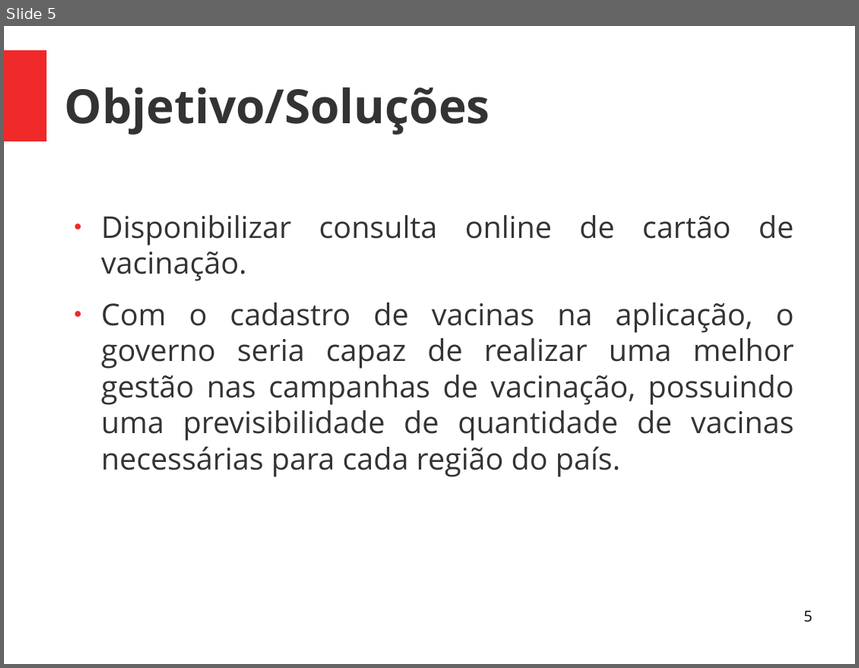
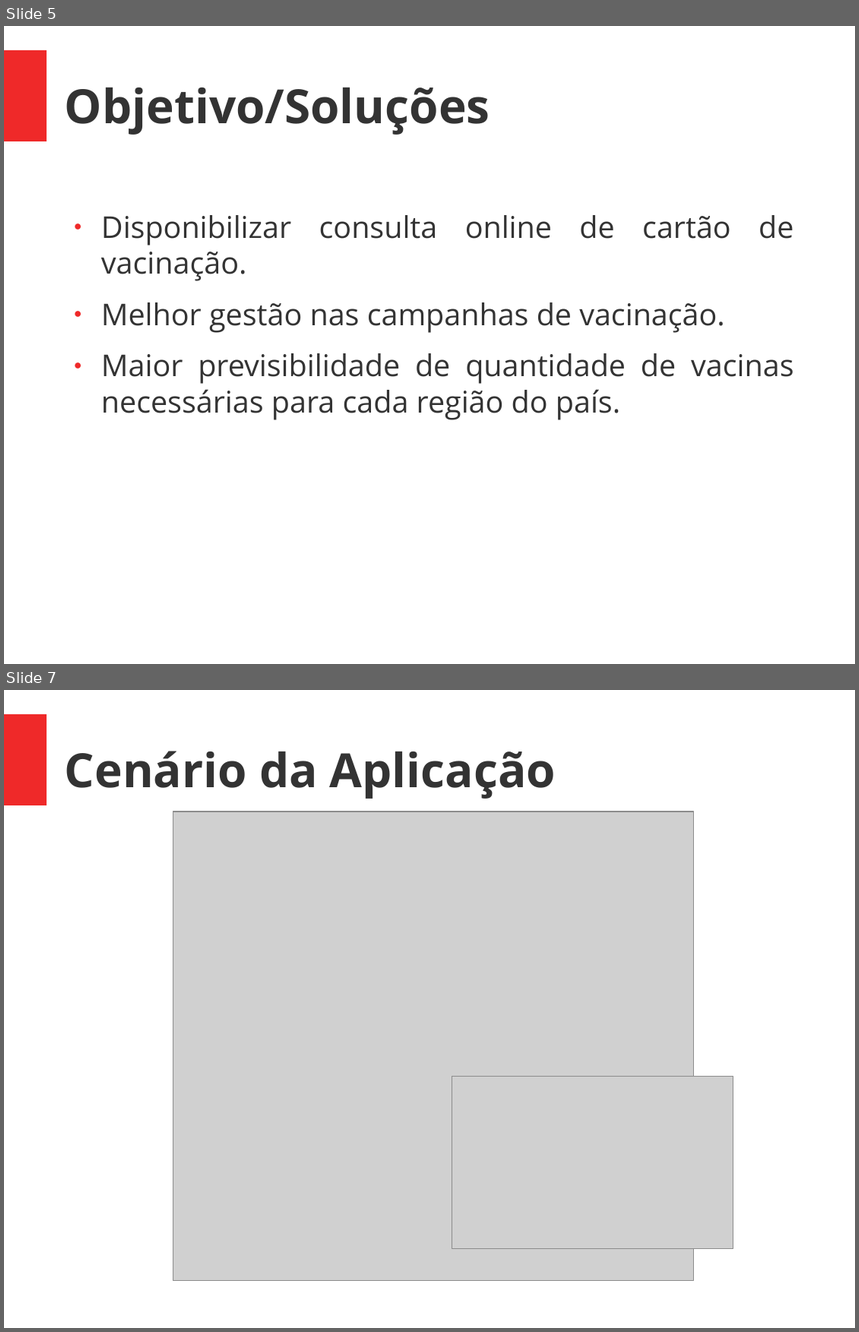
Before and after one commit to Saulodm/TCC, a slide deck: Apresentação/pré banca.odp. Shown one above the other, each under a label of ours: slide 5 before the commit, slides 5 and 7 after it; the slides between them are not shown. The pictures are 859x668 and 859x1332 pixels, drawn with LibreOffice and Linux fonts; fonts in the diff are those of the drawing; grey boxes stand for pictures. Boxes give left, top, right and bottom in pixels: in the first picture for what was removed or moved away, otherwise in the second. Text is boxed around its words. In the diff, an @@ line names an element or a change of style, - is before the commit and + after.

```diff
--- a/Apresentação/pré banca.odp
+++ b/Apresentação/pré banca.odp
@@ slide 7 added at (4, 690, 855, 1328), background #FFFFFF; not listed: 1 template element that a slide beside it also shows @@
@@ title added at (65, 751, 556, 799), 44 pt, text #333333, bold @@
+Cenário da Aplicação
@@ picture added at (173, 812, 694, 1281) @@
@@ picture added at (452, 1076, 734, 1249) @@
@@ slide 5 changed as well @@
@@ text at (101, 303, 794, 420): text changed @@
-● Com o cadastro de vacinas na aplicação, o governo seria capaz de realizar uma melhor gestão nas campanhas de vacinação, possuindo uma previsibilidade de quantidade de vacinas necessárias para cada região do país.
+● Melhor gestão nas campanhas de vacinação.
+● Maior previsibilidade de quantidade de vacinas necessárias para cada região do país.
@@ page number removed at (804, 611, 813, 623) @@
-5
```
Also in this commit, not shown: 6 other slides changed, 2 other slides added, 5 slides removed, 22 other files.
